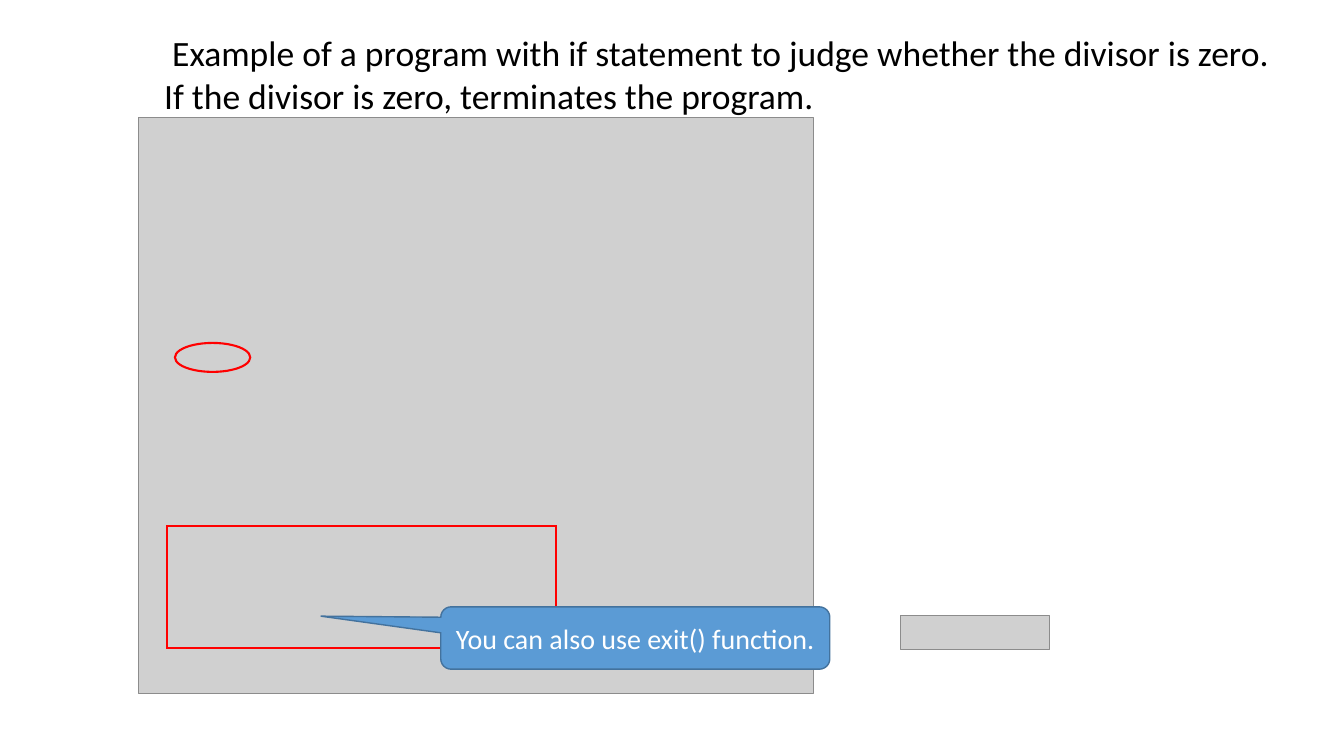
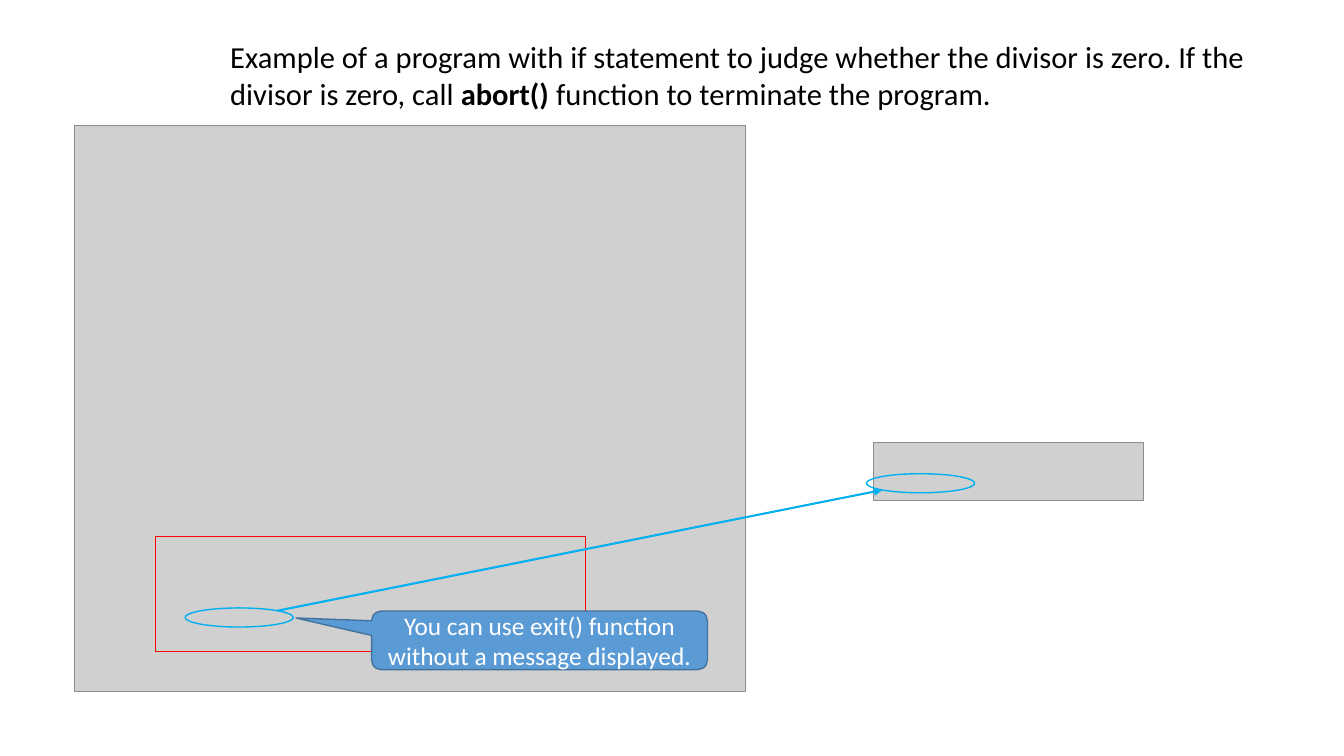
Before and after one commit to ShiqiYu/CPP, a slide deck: slide 5 of week14/Lab14.pptx. Drawn at 1344x756 pixels with LibreOffice and Linux fonts; fonts in the diff are those of the drawing; grey boxes stand for pictures; background and template pictures are left out. Boxes give left, top, right and bottom in pixels: in the first picture for what was removed or moved away, otherwise in the second. Text is boxed around its words. In the diff, an @@ line names an element or a change of style, - is before the commit and + after.

```diff
--- a/week14/Lab14.pptx
+++ b/week14/Lab14.pptx
@@ text at box(230, 46, 1243, 111): text changed; size 25.4 to 21.8 pt @@
-  Example of a program with if statement to judge whether the divisor is zero.
-  If the divisor is zero, terminates the program.
+  Example of a program with if statement to judge whether the divisor is zero. If the divisor is zero, call abort() function to terminate the program.
@@ picture: place and size @@
-picture at box(138, 118, 814, 694)
+picture at box(74, 126, 745, 693)
@@ ellipse removed at box(175, 343, 251, 372) @@
@@ picture added at box(874, 443, 1143, 500) @@
@@ ellipse added at box(867, 474, 975, 493), outline #00B0F0 1 pt @@
@@ arrow added from (277, 611) to (882, 490), #00B0F0 1.5 pt @@
@@ rectangle: place and size @@
-rectangle at box(167, 525, 557, 647)
+rectangle at box(155, 536, 586, 651)
@@ rectangle at box(155, 536, 586, 651): outline #FF0000 1.5 pt to #FF0000 1 pt @@
@@ ellipse added at box(186, 608, 293, 627), outline #00B0F0 1 pt @@
@@ rounded speech box "You can use exit() function ...": place and size @@
-rounded speech box "You can use exit() function ..." at box(441, 607, 830, 669)
+rounded speech box "You can use exit() function ..." at box(372, 611, 708, 669)
@@ rounded speech box "You can use exit() function ..." at box(372, 611, 708, 669): proportions changed @@
@@ text in rounded speech box at box(388, 616, 690, 672): text changed; size 20 to 18.1 pt @@
-You can also use exit() function.
+You can use exit() function without a message displayed.
@@ picture removed at box(901, 615, 1050, 649) @@
```
Also in this commit, not shown: 14 other slides changed, 9 slides added, 14 slides removed.
